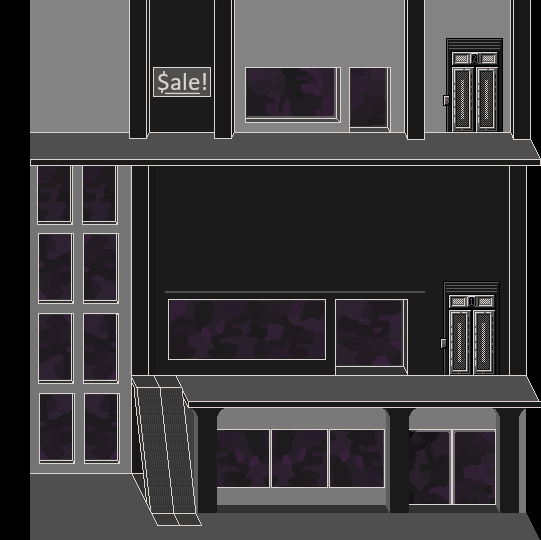
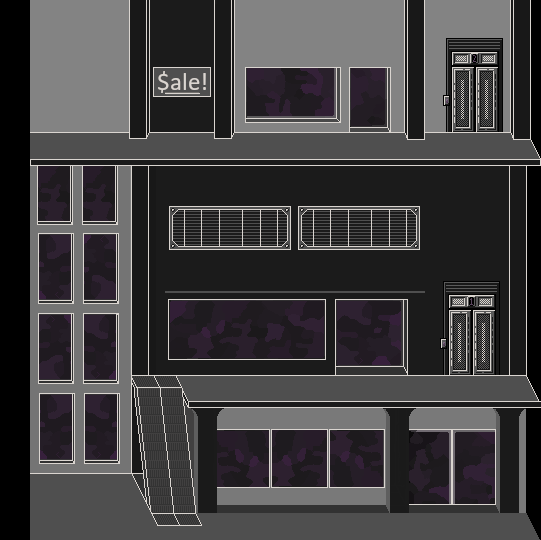
Layers edited between the first and the second 541px x 540px image:
painted on "prozzedrural" over [169, 206, 420, 250]
